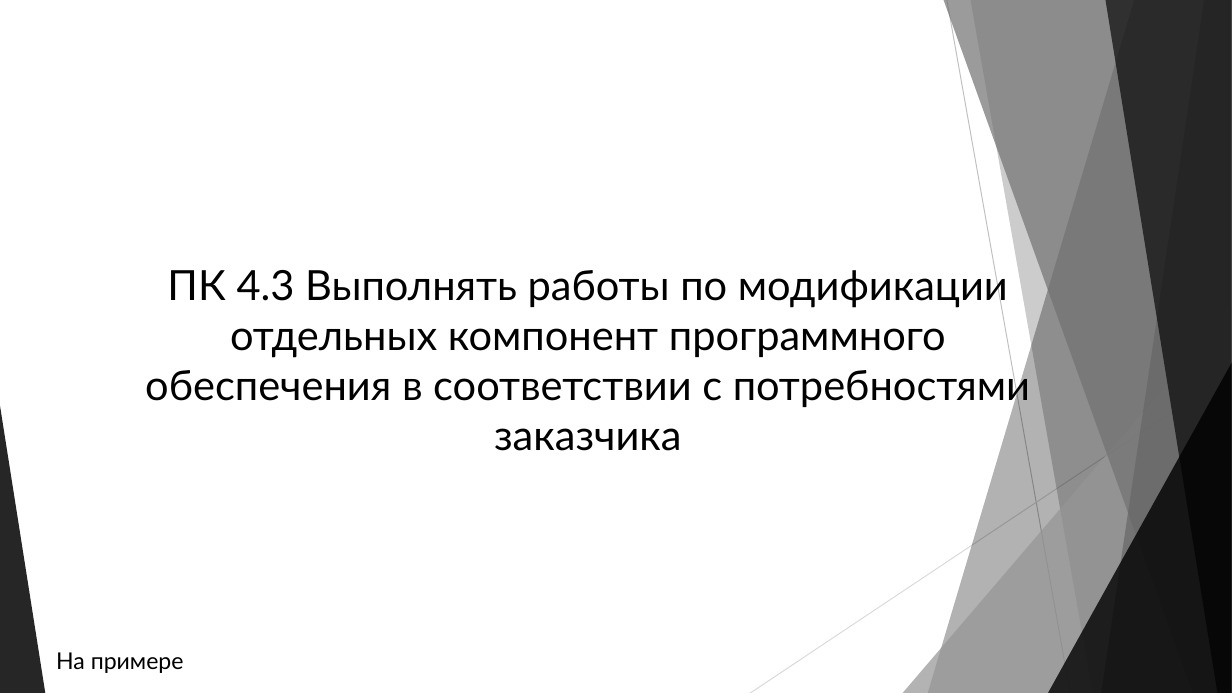
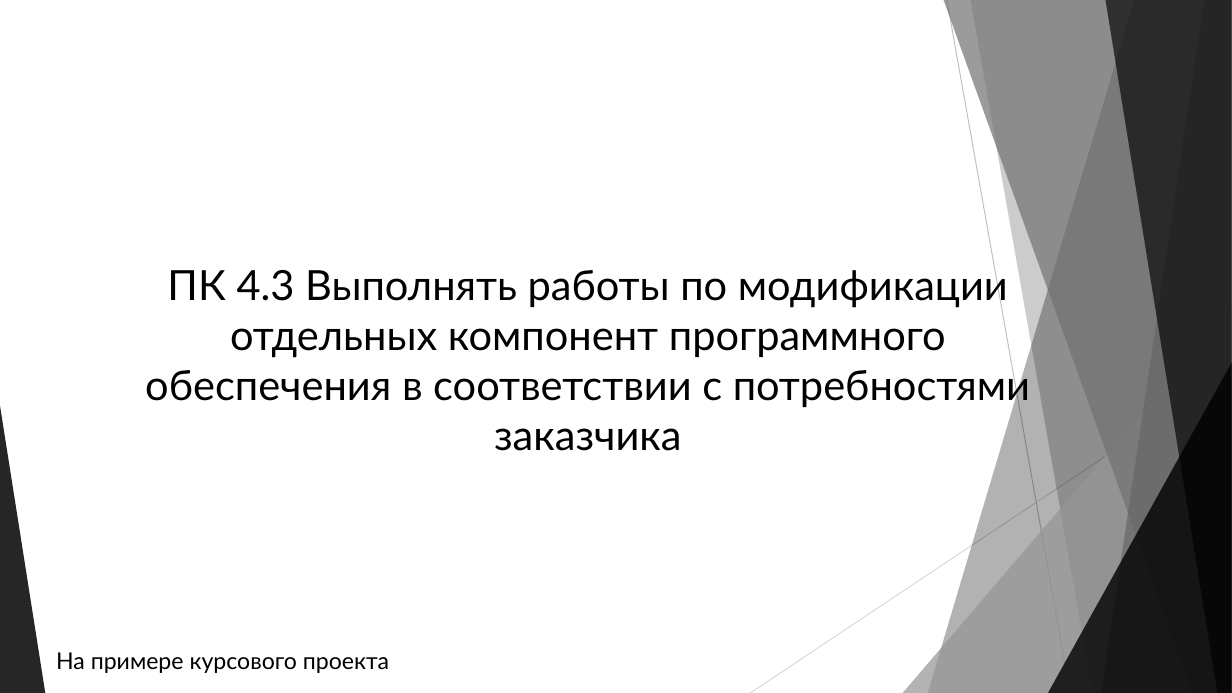
Before and after one commit to AlexGopher802/Qual_PM04, a slide deck: slide 14 of Презентация.pptx (slide 8 before the commit). Drawn at 1232x693 pixels with LibreOffice and Linux fonts; fonts in the diff are those of the drawing. Boxes give left, top, right and bottom in pixels: in the first picture for what was removed or moved away, otherwise in the second. Text is boxed around its words. In the diff, an @@ line names an element or a change of style, - is before the commit and + after.

```diff
--- a/Презентация.pptx
+++ b/Презентация.pptx
@@ text at (56,652,389,673): text changed @@
-На примере
+На примере курсового проекта
```
Also in this commit, not shown: 3 other slides changed, 16 slides added.
